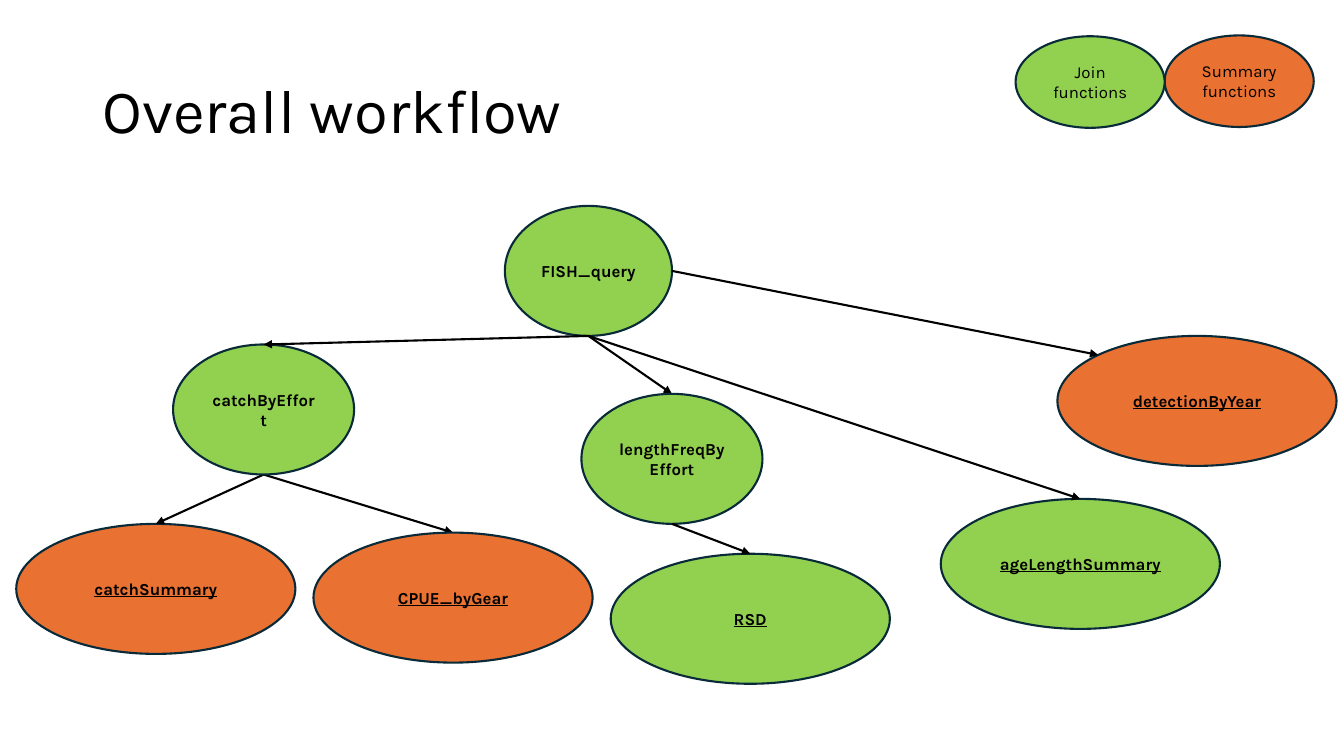
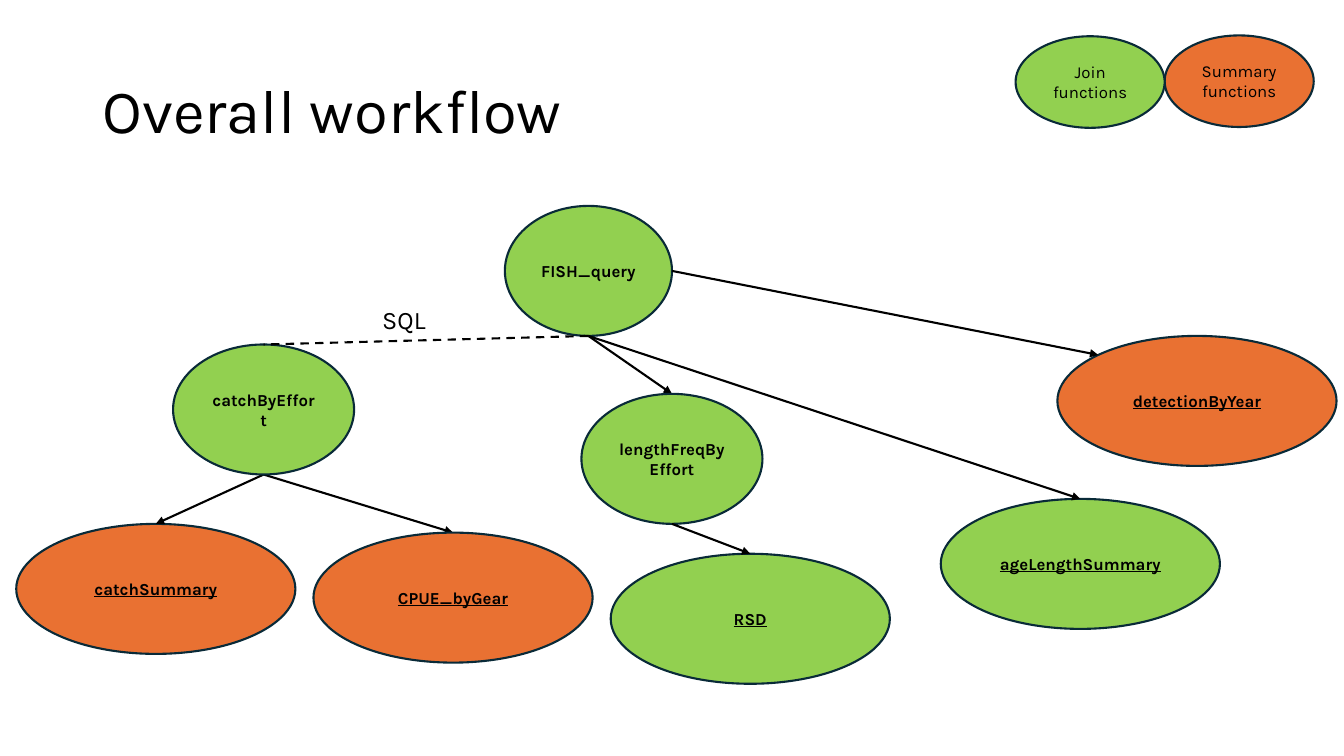
Before and after one commit to DNRFISH/MFA, a slide deck: slide 1 of dev/MFA_table_joins.pptx. Drawn at 1344x756 pixels with LibreOffice and Linux fonts; fonts in the diff are those of the drawing. Boxes give left, top, right and bottom in pixels: in the first picture for what was removed or moved away, otherwise in the second. Text is boxed around its words. In the diff, an @@ line names an element or a change of style, - is before the commit and + after.

```diff
--- a/dev/MFA_table_joins.pptx
+++ b/dev/MFA_table_joins.pptx
@@ text added at (x1=382, y1=313, x2=425, y2=334), 18 pt, text #000000 @@
+SQL
@@ arrow (589, 336) - (264, 345): arrow to line; stroke #000000 1.5 pt to #000000 1.5 pt dashed @@
```
Also in this commit, not shown: 1 other slide changed.
